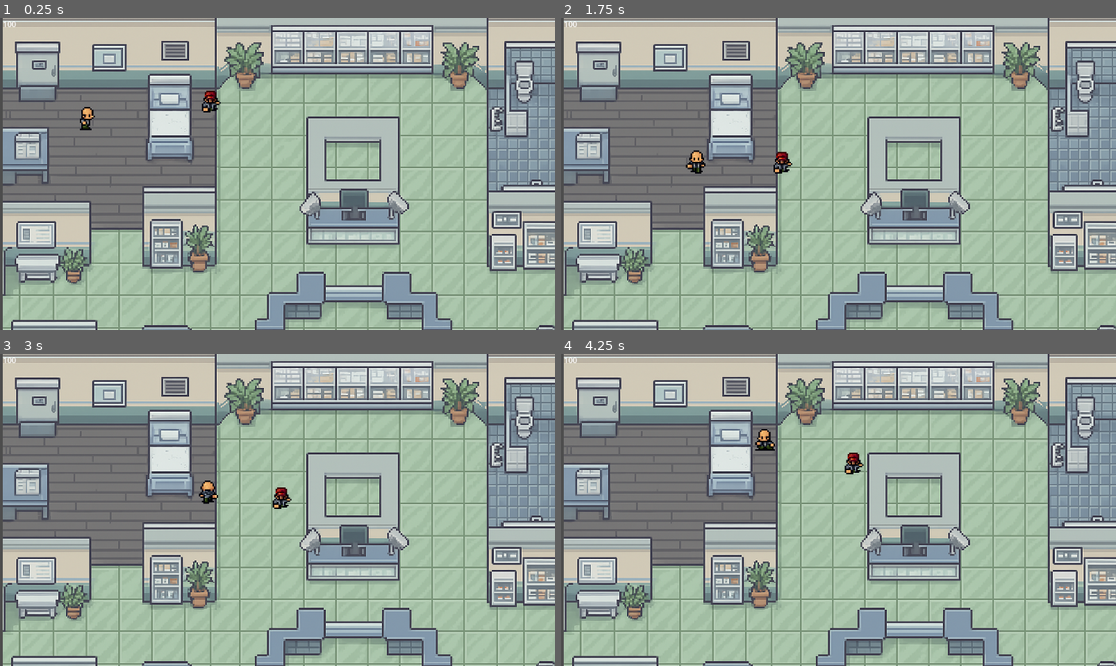
Above: before the commit, frames 1-4 (two rows, left to right).
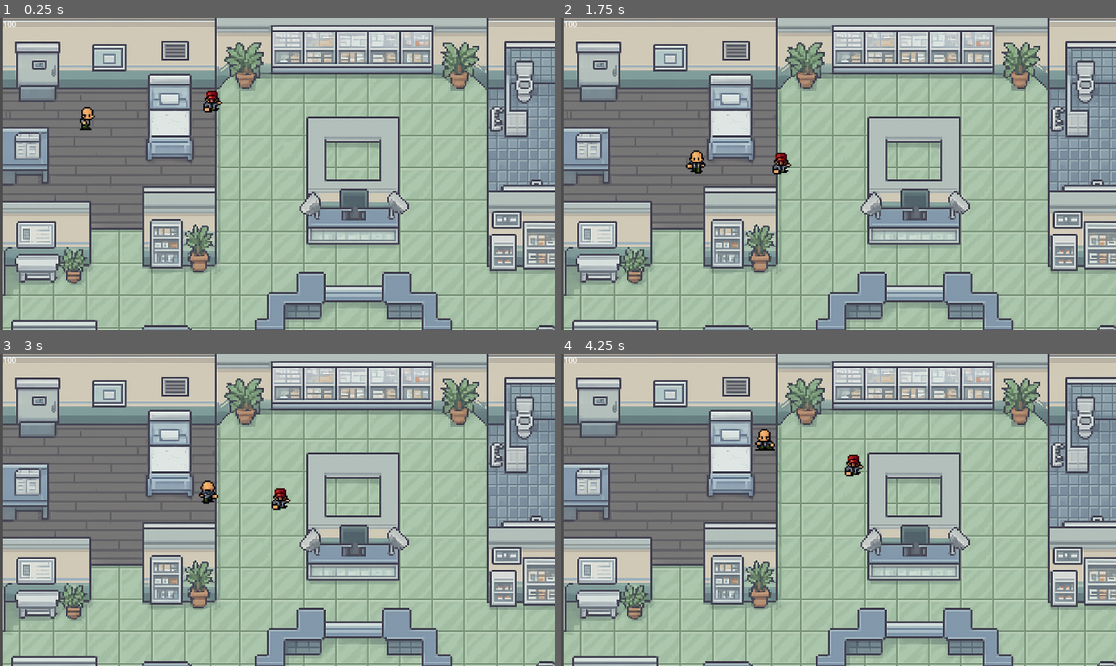
Above: after the commit, the same moments.

Repository: levi-tabosa/trabai_andrea
Game: Godot game, scene res://scenes/level_1.tscn
Same seed, same stepped clock (60 frames per second), same inputs: the game is played once before the commit and once after it. The project has no main scene, so this scene is started directly.
Inputs:
- Up to frame 1 (0.25 s): no input
- Up to frame 2 (1.75 s): tap Enter (ui_accept) at 0.5, 0.77, 1.52 s; hold Right (ui_right) 0.53-1.28 s; tap 1 (select-1) at 0.6 s; hold Down (ui_down) from 1.28 s (still down); tap 2 (select-2) at 1.35 s
- Up to frame 3 (3 s): release Down (ui_down) at 2.03 s; hold Right (ui_right) 2.03-2.78 s; tap 3 (select-3) at 2.1 s; hold Up (ui_up) from 2.78 s (still down); tap 4 (select-4) at 2.85 s
- Up to frame 4 (4.25 s): tap Enter (ui_accept) at 3.02, 3.77 s; release Up (ui_up) at 3.53 s; hold Left (ui_left) from 3.53 s (still down); tap 5 (select-5) at 3.6 s

The runs differ from the first frame. In frame 1, 0.1% of the frame differs, in the area x 36-41%, y 23-31%; in frame 2, 0.1%; in frame 3, 0.2%; in frame 4, 0.2%, in the area x 51-55%, y 31-40%.
Error in both runs: Invalid access to property or key 'update_health' on a base object of type 'null instance'. (res://scripts/player.gd:55)

Commit message:
Update enemy_path.tscn

Diff:
--- a/scenes/enemy_path.tscn
+++ b/scenes/enemy_path.tscn
@@ -5,7 +5,7 @@
 
 [sub_resource type="Curve2D" id="Curve2D_cgpjw"]
 _data = {
-"points": PackedVector2Array(0, 0, 0, 0, 1, 1, 0, 0, 0, 0, 0, 153, 0, 0, 0, 0, 201, 152, 0, 0, 0, 0, 201, 1, 0, 0, 0, 0, 1, 1)
+"points": PackedVector2Array(0, 0, 0, 0, 5, -1, 0, 0, 0, 0, 0, 153, 0, 0, 0, 0, 201, 152, 0, 0, 0, 0, 201, 1, 0, 0, 0, 0, 1, 1)
 }
 point_count = 5
 
@@ -13,7 +13,7 @@
 curve = SubResource("Curve2D_cgpjw")
 
 [node name="PathFollow2D" type="PathFollow2D" parent="."]
-position = Vector2(1, 1)
+position = Vector2(5, -1)
 rotation = 1.57738
 rotates = false
 script = ExtResource("1_ov72x")
